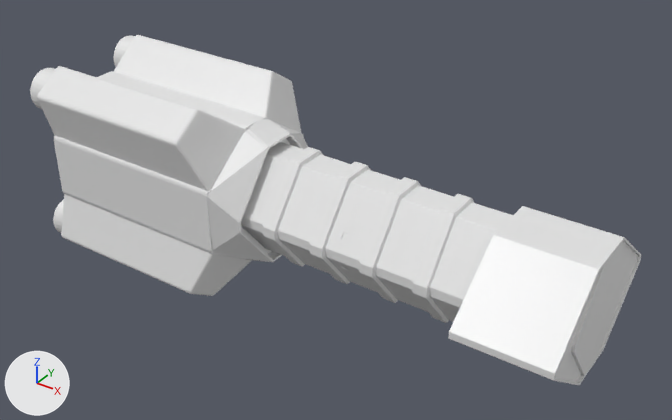
The Blender file BlackBox_Engine/res/hammer1.blend as it was, and as the next commit left it.
Before and after are seen from a 50 mm lens placed at (7.98, -7.37, 5.38), pointed at (2.85, 0.15, 0.0). The axes (+X, +Y, +Z) are drawn at lower left. The lights are the same throughout.

The older version as bpy lines, for what is in view:
```python
mat_material = principled_material('Material')
mat_material.base_color = (0.8, 0.8, 0.8)  # white #e7e7e7
mat_material.roughness = 0.4
me_cube = bpy.data.meshes.new('Cube')
me_cube.from_pydata(...)  # 918 vertices, 829 faces, 1 loose edge; spans x -0.93..9.47, y -1.14..1.14, z -1.22..1.23
me_cube.materials.append(mat_material)  # white #e7e7e7
me_cylinder_001 = bpy.data.meshes.new('Cylinder.001')
me_cylinder_001.from_pydata(...)  # 336 vertices, 310 faces; spans x -4.38..-2.41, y 1.59..3.56, z -3.15..-0.4
ob_cube = bpy.data.objects.new('Cube', me_cube)
ob_cube.location = (0.0, 0.0, 0.0)
ob_cube.scale = (0.637, 1.0, 1.0)
ob_cylinder = bpy.data.objects.new('Cylinder', me_cylinder_001)
ob_cylinder.location = (0.0, 0.0, 0.0)
ob_cylinder.rotation_euler = (0.0, 1.571, 0.0)  # degrees (0, 90, 0)
ob_cylinder.scale = (0.262, 0.262, 0.262)
_m = ob_cylinder.modifiers.new('Mirror', 'MIRROR')
_m.use_axis = (True, True, False)
```
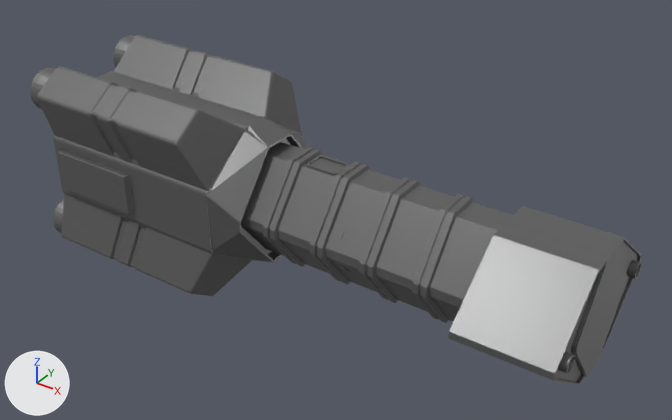
Pixel boxes [x1, y1, x2, y2] of what changed, in the pictures (672 x 420 px):
'Cube', recoloured, surface changed, reshaped (white to grey)
    both: [37, 35, 641, 385]
'Cylinder.001', added
    after: [558, 260, 642, 374]
part 1 of me_cube, added
    after: [37, 35, 271, 293]
part 2 of me_cube, built on
    after: [263, 147, 367, 284]
part 3 of me_cube, built on
    after: [359, 177, 471, 323]
part 4 of me_cube, added
    after: [575, 245, 627, 377]
part 5 of me_cylinder_001, recoloured (white to grey)
    both: [30, 35, 135, 233]

The change in detail:
Material 'Material' (mat_material) changes colour from white #e7e7e7 to dark grey #6c6c6c; in linear values from (0.8, 0.8, 0.8) to (0.151, 0.151, 0.151).
In material 'Material' (mat_material), metallic goes from 0.0 to 0.427.
Material 'Material.001' (mat_material_001) is new.
Its base color is (0.166, 0.166, 0.166) (grey #717171).
Its metallic is 0.45.
me_cube is used by ob_cube; location (0.0, 0.0, 0.0); scale (0.637, 1.0, 1.0).
me_cube had 918 vertices, 829 faces, 1 loose edge and spanned x -0.93..9.47, y -1.14..1.14, z -1.22..1.23.
me_cube now has 1586 vertices, 1474 faces, 1 loose edge and spans x -0.93..9.49, y -1.14..1.14, z -1.22..1.23.
me_cube part 1: 364 vertices added at x -0.91..1.32, y -1.02..1.02, z -1.22..1.23.
me_cube part 2: 20 vertices moved from x 3.44..3.79, y -0.08..0.08, z -0.64..-0.62 to x 3.49..3.78, y -0.08..0.08, z -0.64..-0.62; 20 vertices removed from x 2.92..3.8, y -0.15..0.15, z -0.87..0.87; 188 vertices added at x 3.48..4.99, y -0.68..0.68, z -0.68..0.68.
me_cube part 3: 28 vertices moved from x 7.85, y -0.94..0.94, z -0.58..0.58 to x 7.86, y -0.94..0.94, z -0.58..0.58; 128 vertices added at x 5.91..6.96, y -0.68..0.68, z -0.68..0.68.
me_cube part 4: 8 vertices added at x 9.49, y -0.66..0.66, z -0.68..0.68.
me_cylinder_001 is used by ob_cylinder; location (0.0, 0.0, 0.0); rotation (0.0, 1.571, 0.0), in degrees (0, 90, 0); scale (0.262, 0.262, 0.262).
me_cylinder_001 had 336 vertices, 310 faces and spanned x -4.38..-2.41, y 1.59..3.56, z -3.15..-0.4.
me_cylinder_001 now has 392 vertices, 366 faces and spans x -4.38..-2.41, y 1.59..3.56, z -3.15..-0.4.
me_cylinder_001 part 5: 282 faces spanning x -4.38..-2.41, y 1.59..3.56, z -3.15..-0.4 switch from no material to mat_material_001 (grey #717171).
Mesh me_cylinder is new.
It has 256 vertices, 196 faces and spans x -1.0..1.0, y -11.1..11.1, z 66.7..68.7.
It uses material mat_material_001 (grey #717171).
Object 'Cylinder.001' (ob_cylinder_001) is new; it shows me_cylinder.
Its location is (0.0, 0.0, 0.0).
Its rotation in degrees is (0, 90, 0).
Its scale is (0.0886, 0.0886, 0.0886).
